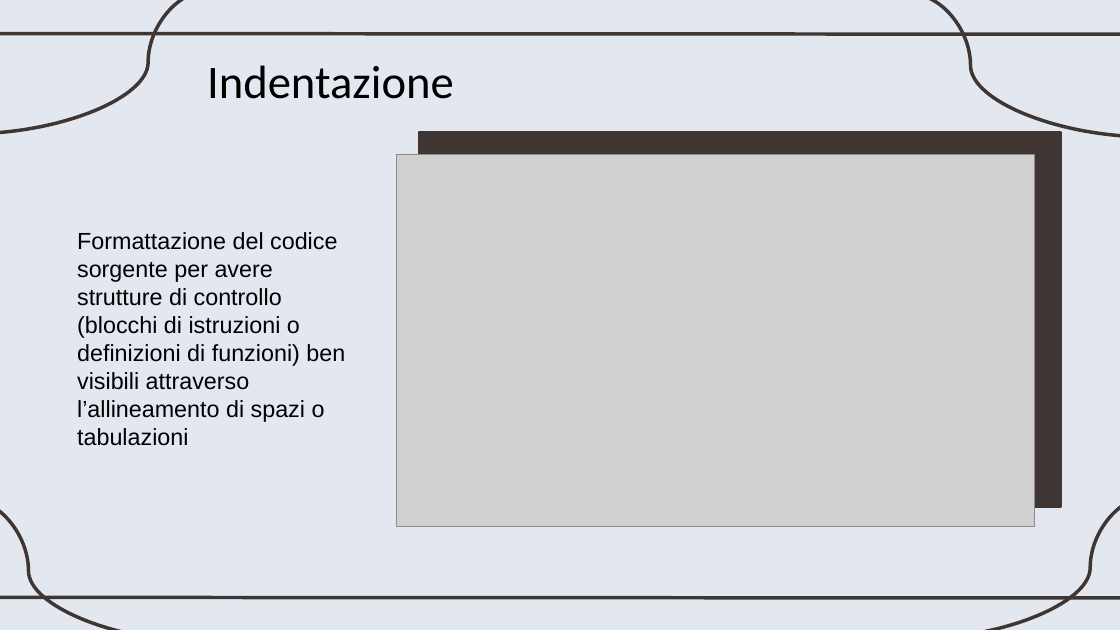
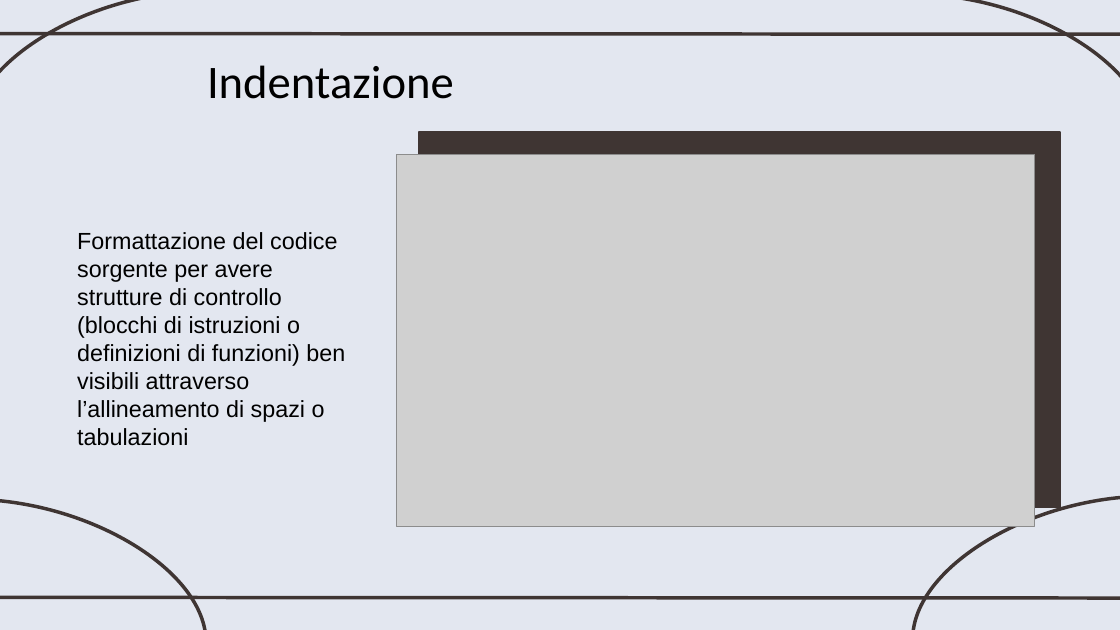
Before and after one commit to Monf11/SciVis, a slide deck: slide 24 of presentazione/LinguaggiDiProgrammazione_1.pptx. Drawn at 1120x630 pixels with LibreOffice and Linux fonts; fonts in the diff are those of the drawing; grey boxes stand for pictures. Boxes give left, top, right and bottom in pixels: in the first picture for what was removed or moved away, otherwise in the second. Text is boxed around its words. In the diff, an @@ line names an element or a change of style, - is before the commit and + after.

```diff
--- a/presentazione/LinguaggiDiProgrammazione_1.pptx
+++ b/presentazione/LinguaggiDiProgrammazione_1.pptx
@@ curved line (207, 0) - (0, 133): route changed @@
@@ curved line (912, 0) - (1120, 137): route changed @@
@@ curved line (0, 500) - (206, 630): route changed @@
@@ curved line (1120, 496) - (913, 630): route changed @@
```
Also in this commit, not shown: 9 other slides changed.
